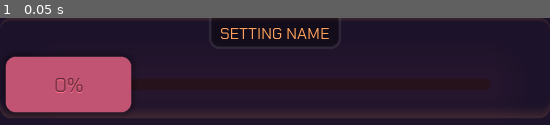
Above: before the commit, frame 1.
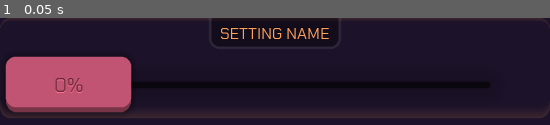
Above: after the commit, the same moment.

Repository: Lixie-Labs/Remotiscope
Game: Godot game, scene res://Assets/UI/Setting/Setting.tscn
The game is run twice, just before and just after one commit, with the same random seed, the same clock (stepped at 60 frames per second) and the same inputs. This scene is started directly instead of the project's main scene.
Inputs:
- Up to frame 1 (0.05 s): no input

The runs differ from the first frame. In frame 1, 4.7% of the frame differs, in the area x 0-90%, y 59-89%.

Commit message:
Added live color preview

Diff:
--- a/Assets/UI/Setting/Setting.gd
+++ b/Assets/UI/Setting/Setting.gd
@@ -5,28 +5,29 @@
 export var config_ui_type = "s"
 export var config_value = 0.0
 
-var value = 0
+var last_drag     = Vector2.ZERO
+var drag_distance = Vector2.ZERO
 
 func set_setting_name(new_name):
 	$Label.text = "  " + str(new_name).to_upper() + "  "
 
 func set_slider_value(new_value):
-	value = new_value
+	config_value = new_value
 
 	var setting_width = self.rect_size.x
 	var min_x = 6
 	var max_x = setting_width - 130
 	var span = max_x - min_x
 
-	$Slider/Knob.rect_position.x = min_x + span*value
-	$Toggle/Knob.rect_position.x = min_x + span*value
+	$Slider/Knob.rect_position.x = min_x + span*config_value
 
 	$Slider/Knob.text = str(round(new_value*100))+"%"
 
-	if round(new_value) == 1.0:
+	if new_value < 0.5:
+		$Toggle/Knob.text = "OFF"
+	else:
 		$Toggle/Knob.text = "ON"
-	else:
-		$Toggle/Knob.text = "OFF"
+
 
 	$Slider/Backdrop.modulate.a = new_value
 	$Toggle/Backdrop.modulate.a = new_value
@@ -34,6 +35,65 @@
 	var color_shift = 0.75 + new_value*0.25
 	#$Slider/Knob.modulate = Color(color_shift, color_shift, color_shift)
 	$Toggle/Knob.modulate = Color(color_shift, color_shift, color_shift)
+
+
+func _on_Setting_gui_input(event):
+	if event is InputEventMouseButton or event in InputEventScreenTouch:
+		if event.pressed == true:
+			print("Pointer Down: "+config_pretty_name)
+			get_tree().root.get_child(0).touch_active = true
+			last_drag = event.position
+
+		elif event.pressed == false:
+			print("Pointer Up: "+config_pretty_name)
+			get_tree().root.get_child(0).touch_active = false
+
+		else:
+			print("UNKNOWN EVENT!")
+
+
+	elif event is InputEventScreenDrag:
+		var current_pos = event.position
+		drag_distance = current_pos - last_drag
+		last_drag = current_pos
+
+		#drag_distance *= Vector2(-1.0, -1.0)
+
+		var setting_width = self.rect_size.x
+		var min_x = 6
+		var max_x = setting_width - 130
+		var track_length = max_x - min_x
+
+		var shifted_value = config_value + (drag_distance.x / track_length)
+
+		if shifted_value > 1.0:
+			shifted_value = 1.0
+		elif shifted_value < 0.0:
+			shifted_value = 0.0
+
+		config_value = shifted_value
+
+		if config_ui_type == "t":
+			if shifted_value > 0.5:
+				shifted_value = 1.0
+			else:
+				shifted_value = 0.0
+
+		get_tree().root.get_node("EmotiscopeApp/Screen").wstx("EMO~set_config|"+name+"|"+str(shifted_value))
+		get_tree().root.get_node("EmotiscopeApp/Screen/Contents/ColorPreview").update_color_preview()
+
+		#if abs(drag_distance.y) > 4.0:
+		#	scroll_lock_pos = get_parent().get_parent().get_parent().scroll_horizontal
+
+var value_smooth = 0
+func run_graphics():
+	var setting_width = self.rect_size.x
+	var min_x = 6
+	var max_x = setting_width - 130
+	var span = max_x - min_x
+
+	value_smooth = value_smooth * 0.7 + current_value * 0.3
+	$Toggle/Knob.rect_position.x = min_x + span*value_smooth
 
 # Called when the node enters the scene tree for the first time.
 func _ready():
@@ -47,9 +107,37 @@
 		$Slider.hide()
 		$Toggle.show()
 
+	set_slider_value(0.0)
 
-var value_set = 0.0
-# Called every frame. 'delta' is the elapsed time since the previous frame.
+var current_value = 0
 func _process(delta):
-	value_set += 0.025
-	set_slider_value(config_value)
+	if config_value != current_value:
+		set_slider_value(config_value)
+		current_value = config_value
+
+	run_graphics()
+
+var cancel_toggle = false
+var toggle_pressed = false
+func _on_ToggleKnob_gui_input(event):
+	if event is InputEventMouseButton or event in InputEventScreenTouch:
+		if event.pressed == true:
+			toggle_pressed = true
+		if event.pressed == false:
+			if toggle_pressed == true:
+				toggle_pressed = false
+				print("Pointer Up: "+config_pretty_name)
+				get_tree().root.get_child(0).touch_active = false
+
+				if cancel_toggle == true:
+					cancel_toggle = false
+				else:
+					if config_value == 0.0:
+						config_value = 1.0
+					elif config_value == 1.0:
+						config_value = 0.0
+
+					get_tree().root.get_node("EmotiscopeApp/Screen").wstx("EMO~set_config|"+name+"|"+str(config_value))
+
+	elif event is InputEventScreenDrag:
+		cancel_toggle = true
--- a/Assets/UI/Setting/Setting.tscn
+++ b/Assets/UI/Setting/Setting.tscn
@@ -29,7 +29,7 @@
 shadow_offset = Vector2( 0, 10 )
 
 [sub_resource type="StyleBoxFlat" id=13]
-bg_color = Color( 0.145098, 0.0627451, 0.0862745, 0.784314 )
+bg_color = Color( 0, 0, 0, 0.560784 )
 border_color = Color( 0.345098, 0.592157, 0.803922, 0 )
 border_blend = true
 corner_radius_top_left = 4
@@ -37,8 +37,8 @@
 corner_radius_bottom_right = 4
 corner_radius_bottom_left = 4
 corner_detail = 16
-shadow_color = Color( 0.756863, 0.329412, 0.447059, 0.0666667 )
-shadow_size = 40
+shadow_color = Color( 0, 0, 0, 0.156863 )
+shadow_size = 18
 
 [sub_resource type="DynamicFont" id=8]
 size = 20
@@ -49,6 +49,8 @@
 content_margin_left = 70.0
 content_margin_bottom = 14.0
 bg_color = Color( 0.756863, 0.329412, 0.447059, 1 )
+border_width_bottom = 5
+border_color = Color( 0.462745, 0.203922, 0.27451, 1 )
 corner_radius_top_left = 10
 corner_radius_top_right = 10
 corner_radius_bottom_right = 10
@@ -68,19 +70,21 @@
 shadow_offset = Vector2( 0, 10 )
 
 [sub_resource type="StyleBoxFlat" id=7]
-bg_color = Color( 0.054902, 0.0941176, 0.129412, 0.780392 )
+bg_color = Color( 0, 0, 0, 0.654902 )
 border_color = Color( 0.345098, 0.592157, 0.803922, 0 )
 border_blend = true
 corner_radius_top_left = 4
 corner_radius_bottom_left = 4
 corner_detail = 16
-shadow_color = Color( 0.345098, 0.592157, 0.803922, 0.0784314 )
-shadow_size = 40
+shadow_color = Color( 0, 0, 0, 0.223529 )
+shadow_size = 16
 
 [sub_resource type="StyleBoxFlat" id=9]
 content_margin_left = 70.0
 content_margin_bottom = 14.0
 bg_color = Color( 0.345098, 0.592157, 0.803922, 1 )
+border_width_bottom = 5
+border_color = Color( 0.2193, 0.37434, 0.51, 1 )
 corner_radius_top_left = 10
 corner_radius_top_right = 10
 corner_radius_bottom_right = 10
@@ -93,31 +97,34 @@
 
 [node name="Setting" type="Panel"]
 anchor_right = 1.0
+anchor_bottom = 0.059
+margin_bottom = -100.3
 rect_min_size = Vector2( 0, 100 )
 size_flags_horizontal = 3
 custom_styles/panel = SubResource( 15 )
 script = ExtResource( 2 )
 
 [node name="Slider" type="Control" parent="."]
-visible = false
-anchor_right = 1.0
-anchor_bottom = 1.0
-mouse_filter = 1
+anchor_right = 1.0
+anchor_bottom = 1.0
+mouse_filter = 2
 size_flags_horizontal = 3
 
 [node name="Backdrop" type="Panel" parent="Slider"]
 anchor_right = 1.0
 anchor_bottom = 1.0
 rect_min_size = Vector2( 0, 100 )
+mouse_filter = 1
 custom_styles/panel = SubResource( 12 )
 
 [node name="Track" type="Panel" parent="Slider"]
 anchor_right = 1.0
 anchor_bottom = 1.0
 margin_left = 61.0
-margin_top = 61.0
+margin_top = 64.0
 margin_right = -60.0
-margin_bottom = -28.0
+margin_bottom = -30.0
+mouse_filter = 1
 custom_styles/panel = SubResource( 13 )
 
 [node name="Knob" type="Label" parent="Slider"]
@@ -125,6 +132,7 @@
 margin_top = 39.0
 margin_right = 131.0
 margin_bottom = 94.0
+mouse_filter = 1
 custom_colors/font_color = Color( 0, 0, 0, 0.501961 )
 custom_colors/font_color_shadow = Color( 1, 0.435294, 0.545098, 1 )
 custom_constants/shadow_offset_x = 0
@@ -136,6 +144,7 @@
 valign = 2
 
 [node name="Toggle" type="Control" parent="."]
+visible = false
 anchor_right = 1.0
 anchor_bottom = 1.0
 mouse_filter = 1
@@ -145,15 +154,17 @@
 anchor_right = 1.0
 anchor_bottom = 1.0
 rect_min_size = Vector2( 0, 100 )
+mouse_filter = 1
 custom_styles/panel = SubResource( 10 )
 
 [node name="Track" type="Panel" parent="Toggle"]
 anchor_right = 1.0
 anchor_bottom = 1.0
 margin_left = 61.0
-margin_top = 61.0
+margin_top = 64.0
 margin_right = -60.0
-margin_bottom = -28.0
+margin_bottom = -30.0
+mouse_filter = 1
 custom_styles/panel = SubResource( 7 )
 
 [node name="Knob" type="Label" parent="Toggle"]
@@ -161,6 +172,7 @@
 margin_top = 39.0
 margin_right = 131.0
 margin_bottom = 94.0
+mouse_filter = 1
 custom_colors/font_color = Color( 0, 0, 0, 0.501961 )
 custom_colors/font_color_shadow = Color( 0.396078, 0.721569, 1, 1 )
 custom_constants/shadow_offset_x = 0
@@ -190,3 +202,6 @@
 custom_styles/normal = ExtResource( 1 )
 text = "  SETTING NAME  "
 align = 1
+
+[connection signal="gui_input" from="." to="." method="_on_Setting_gui_input"]
+[connection signal="gui_input" from="Toggle/Knob" to="." method="_on_ToggleKnob_gui_input"]
--- a/Assets/UI/SettingGallery/SettingGallery.tscn
+++ b/Assets/UI/SettingGallery/SettingGallery.tscn
@@ -1,18 +1,23 @@
-[gd_scene load_steps=3 format=2]
+[gd_scene load_steps=6 format=2]
 
-[sub_resource type="StyleBoxFlat" id=1]
-bg_color = Color( 0.756863, 0.329412, 0.447059, 1 )
-corner_radius_top_left = 4
-corner_radius_top_right = 4
-corner_radius_bottom_right = 4
-corner_radius_bottom_left = 4
+[sub_resource type="StyleBoxEmpty" id=3]
+
+[sub_resource type="StyleBoxEmpty" id=4]
+
+[sub_resource type="StyleBoxEmpty" id=5]
+
+[sub_resource type="StyleBoxEmpty" id=6]
 
 [sub_resource type="Theme" id=2]
-VScrollBar/styles/grabber = SubResource( 1 )
+VScrollBar/styles/grabber = SubResource( 3 )
+VScrollBar/styles/grabber_highlight = SubResource( 4 )
+VScrollBar/styles/grabber_pressed = SubResource( 5 )
+VScrollBar/styles/scroll = SubResource( 6 )
 
 [node name="SettingGallery" type="ScrollContainer"]
 anchor_right = 1.0
 anchor_bottom = 1.0
+mouse_filter = 1
 theme = SubResource( 2 )
 
 [node name="Settings" type="VBoxContainer" parent="."]
--- /dev/null
+++ b/ColorPreview.gd
@@ -0,0 +1,88 @@
+extends TextureRect
+
+var ColorPreviewImage : Image
+var ColorPreviewTexture : ImageTexture
+var texture_rect : TextureRect
+
+var incandescent_lookup = Color(1.0000, 0.4452, 0.1562)
+
+func wrap_float(input):
+	while input > 1.0:
+		input -= 1.0
+	while input < 0.0:
+		input += 1.0
+
+	return input
+
+func saw_to_triangle(saw: float) -> float:
+	# Convert sawtooth (0.0 to 1.0) to triangle wave (0.0 to 1.0)
+	return 1.0 - abs(2.0 * saw - 1.0)
+
+
+func update_color_preview():
+	var color_path       = "EmotiscopeApp/Screen/Contents/SettingGallery/Settings/Color"
+	var color_range_path = "EmotiscopeApp/Screen/Contents/SettingGallery/Settings/Color Range"
+	var saturation_path  = "EmotiscopeApp/Screen/Contents/SettingGallery/Settings/Saturation"
+	var brightness_path  = "EmotiscopeApp/Screen/Contents/SettingGallery/Settings/Brightness"
+	var warmth_path      = "EmotiscopeApp/Screen/Contents/SettingGallery/Settings/Warmth"
+	var mirror_mode_path = "EmotiscopeApp/Screen/Contents/SettingGallery/Settings/Mirror Mode"
+
+	var hue         = 0.0
+	var hue_range   = 0.0
+	var saturation  = 0.0
+	var brightness  = 0.0
+	var warmth      = 0.0
+	var mirror_mode = 0.0
+
+	if get_tree().root.get_node(color_path):
+		hue = get_tree().root.get_node(color_path).config_value
+	if get_tree().root.get_node(color_range_path):
+		hue_range = get_tree().root.get_node(color_range_path).config_value
+	if get_tree().root.get_node(saturation_path):
+		saturation = get_tree().root.get_node(saturation_path).config_value
+	if get_tree().root.get_node(brightness_path):
+		brightness = 0.2 + (get_tree().root.get_node(brightness_path).config_value) * 0.8
+	if get_tree().root.get_node(warmth_path):
+		warmth = get_tree().root.get_node(warmth_path).config_value
+	if get_tree().root.get_node(mirror_mode_path):
+		mirror_mode = round(get_tree().root.get_node(mirror_mode_path).config_value)
+
+	for i in range(128):
+		var progress = i / float(128)
+
+		if mirror_mode == 1.0:
+			progress = 1.0-saw_to_triangle(progress)
+
+		var current_color = Color.from_hsv(
+			wrap_float(hue + hue_range*progress),
+			saturation,
+			brightness
+		)
+
+		var mix = warmth
+		var mix_inv = 1.0 - mix
+		var warmed_color = Color(
+			current_color.r * (incandescent_lookup.r * mix + mix_inv),
+			current_color.g * (incandescent_lookup.g * mix + mix_inv),
+			current_color.b * (incandescent_lookup.b * mix + mix_inv)
+		)
+
+		ColorPreviewImage.fill_rect(
+			Rect2( i,0,  1,1 ),
+			warmed_color
+		)
+
+	ColorPreviewTexture.set_data(ColorPreviewImage)
+
+func _ready():
+	ColorPreviewImage = Image.new()
+	ColorPreviewImage.create(128, 1, false, Image.FORMAT_RGBF)
+
+	# Create a texture from the image
+	ColorPreviewTexture = ImageTexture.new()
+	ColorPreviewTexture.create_from_image(ColorPreviewImage)
+
+	self.texture = ColorPreviewTexture
+
+func _process(delta):
+	update_color_preview()
--- a/EmotiscopeApp.gd
+++ b/EmotiscopeApp.gd
@@ -13,7 +13,7 @@
 var current_device_ip = "0.0.0.0"
 
 # Websocket client
-var STATE_REQUEST_FRAME_INTERVAL = 30
+var STATE_REQUEST_FRAME_INTERVAL = 5
 var next_state_request_wait_counter = 0
 var ws_client
 var ws_client_connected = false
@@ -183,13 +183,15 @@
 		setting.config_value = float(value)
 
 		setting.set_setting_name(name)
-
 		if ui_type == "s" or ui_type == "t":
+			#setting.set_slider_value(float(value))
 			$Contents/SettingGallery/Settings.add_child(setting)
 	else:
 		#print("CONFIG FOUND")
 		if ui_type == "s" or ui_type == "t":
 			$Contents/SettingGallery/Settings.get_node(name).config_value = float(value)
+
+		$Contents/ColorPreview.update_color_preview()
 
 # -----------------------------------------------------------
 # Graphics
@@ -272,4 +274,4 @@
 	run_graphics(delta)
 	run_debug()
 
-	#request_emotiscope_graph()
+	request_emotiscope_graph()
--- a/EmotiscopeApp.tscn
+++ b/EmotiscopeApp.tscn
@@ -9,6 +9,7 @@
 [ext_resource path="res://System.gd" type="Script" id=7]
 [ext_resource path="res://Assets/UI/DebugGraph/DebugGraph.tscn" type="PackedScene" id=8]
 [ext_resource path="res://Assets/UI/SettingGallery/SettingGallery.tscn" type="PackedScene" id=9]
+[ext_resource path="res://ColorPreview.gd" type="Script" id=10]
 
 [sub_resource type="StyleBoxFlat" id=1]
 bg_color = Color( 0, 0, 0, 0.164706 )
@@ -32,6 +33,7 @@
 anchor_right = 1.0
 anchor_bottom = 1.0
 rect_scale = Vector2( 0.997866, 1.00391 )
+mouse_filter = 1
 theme = ExtResource( 1 )
 custom_styles/panel = SubResource( 1 )
 script = ExtResource( 7 )
@@ -84,17 +86,32 @@
 margin_bottom = 1670.0
 size_flags_vertical = 3
 
+[node name="Margin" type="TextureRect" parent="Screen/Contents"]
+margin_right = 1070.0
+margin_bottom = 10.0
+rect_min_size = Vector2( 0, 10 )
+expand = true
+
+[node name="ColorPreview" type="TextureRect" parent="Screen/Contents"]
+margin_top = 14.0
+margin_right = 1070.0
+margin_bottom = 24.0
+rect_min_size = Vector2( 0, 10 )
+expand = true
+script = ExtResource( 10 )
+
 [node name="DebugGraph" parent="Screen/Contents" instance=ExtResource( 8 )]
 anchor_right = 0.0
 anchor_bottom = 0.0
+margin_top = 28.0
 margin_right = 1070.0
-margin_bottom = 150.0
+margin_bottom = 178.0
 rect_min_size = Vector2( 0, 150 )
 
 [node name="DebugText" type="RichTextLabel" parent="Screen/Contents"]
-margin_top = 154.0
+margin_top = 182.0
 margin_right = 1070.0
-margin_bottom = 189.0
+margin_bottom = 217.0
 rect_min_size = Vector2( 0, 35 )
 theme = ExtResource( 1 )
 custom_colors/default_color = Color( 1, 0.635294, 0.368627, 1 )
@@ -105,7 +122,7 @@
 [node name="SettingGallery" parent="Screen/Contents" instance=ExtResource( 9 )]
 anchor_right = 0.0
 anchor_bottom = 0.0
-margin_top = 193.0
+margin_top = 221.0
 margin_right = 1070.0
 margin_bottom = 1621.0
 size_flags_vertical = 3
Not shown: 1 places in EmotiscopeApp.tscn that only renumber resources
